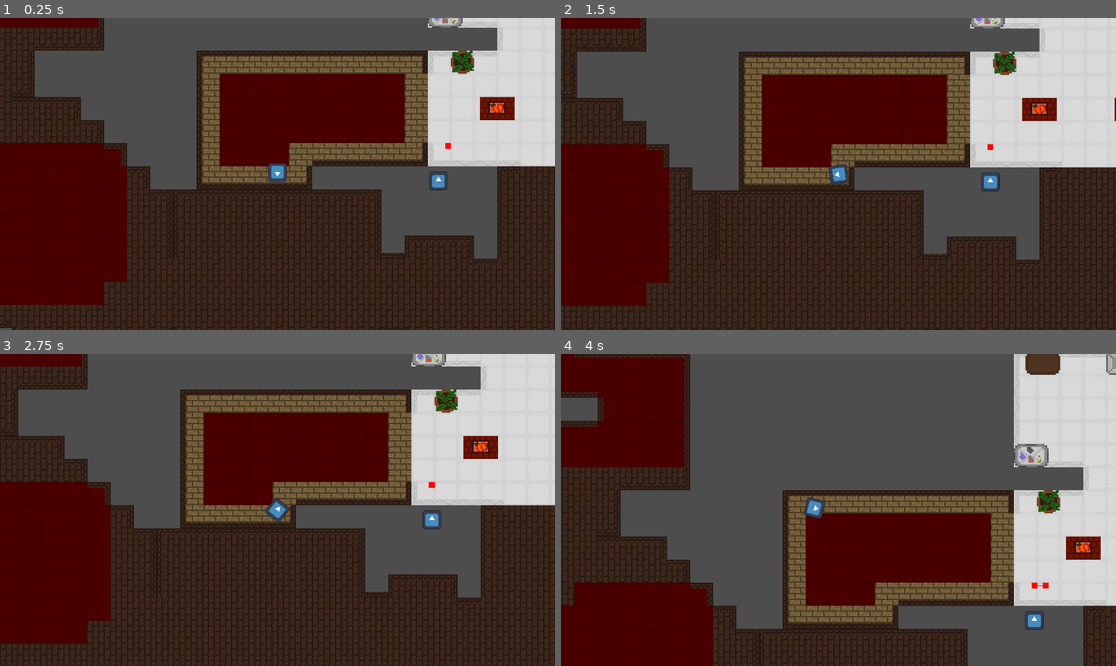
Above: before the commit, frames 1-4 (two rows, left to right).
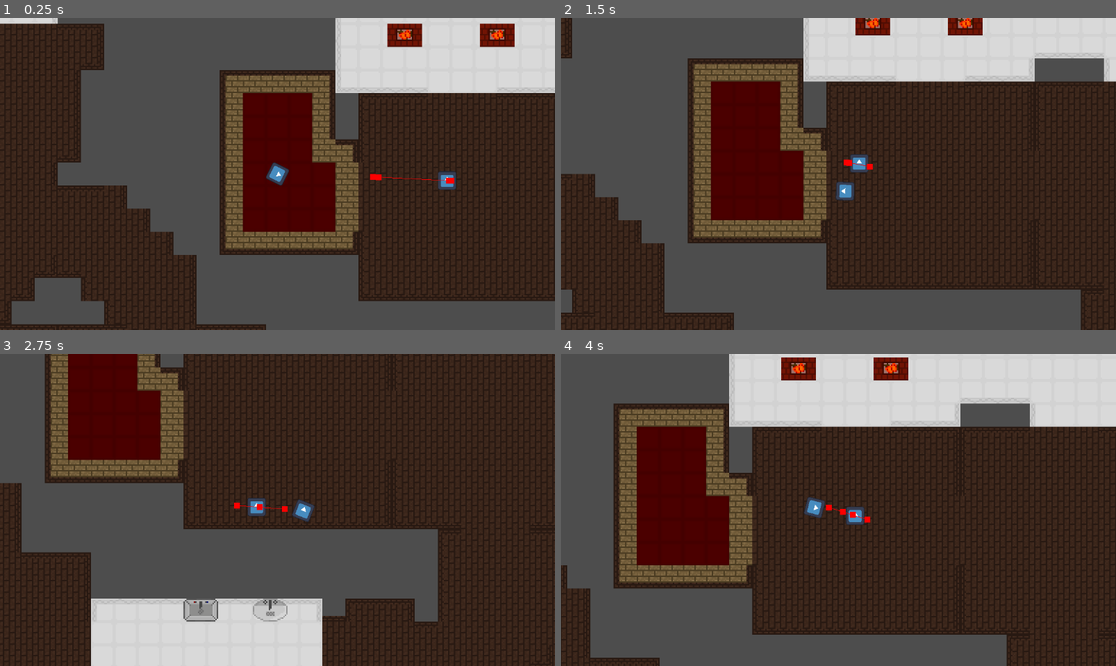
Above: after the commit, the same moments.

Repository: Rodrikk834/etromaton
Game: Godot game, scene res://scenes/main scene.tscn
Same seed, same stepped clock (60 frames per second), same inputs: the game is played once before the commit and once after it. The engine's default icon, where the game draws it, is replaced by a stand-in: a white triangle on a blue panel in a dark square.
Inputs (mouse positions are in pixels of both pictures, inside the frame that each line leads up to):
- Up to frame 1 (0.25 s): no input
- Up to frame 2 (1.5 s): move the mouse to (960, 158) at 0.52 s; hold D (move_right) 0.53-1.28 s; tap E (interact) at 0.6 s; move the mouse to (727, 189) at 1.27 s; hold S (move_down) from 1.28 s (still down); click (727, 189) at 1.35 s
- Up to frame 3 (2.75 s): move the mouse to (333, 441) at 2.02 s; release S (move_down) at 2.03 s; hold D (move_right) from 2.03 s (still down); tap E (interact) at 2.1 s
- Up to frame 4 (4 s): move the mouse to (810, 572) at 2.77 s; release D (move_right) at 2.78 s; hold W (move_up) 2.78-3.53 s; click (810, 572) at 2.85 s; move the mouse to (1005, 556) at 3.52 s; hold A (move_left) from 3.53 s (still down); tap E (interact) at 3.6 s

The runs differ from the first frame. In frame 1, 61% of the frame differs, in the area x 0-100%, y 0-100%; in frame 2, 70%; in frame 3, 78%; in frame 4, 86%.

Commit message:
semilla
semillita

Diff:
--- a/scripts/worldGenController.gd
+++ b/scripts/worldGenController.gd
@@ -2,11 +2,11 @@
 class_name WorldGenerator
 
 @export_category("Configuración de Generación")
-@export var semilla_inicial : int = 0
+@export var semilla_inicial : int = GlobalController.world_seed
 @export var limite_cuartos : int = 100
 
 @export_category("Configuración de Pasillos (A*)")
-@export var max_length_corridor : int = 5
+@export var max_length_corridor : int = 10
 
 @export_category("Catálogo de Escenas")
 @export var escenas_iniciales : Array[PackedScene] = []
Not shown, removed: scripts/item.gd.uid
